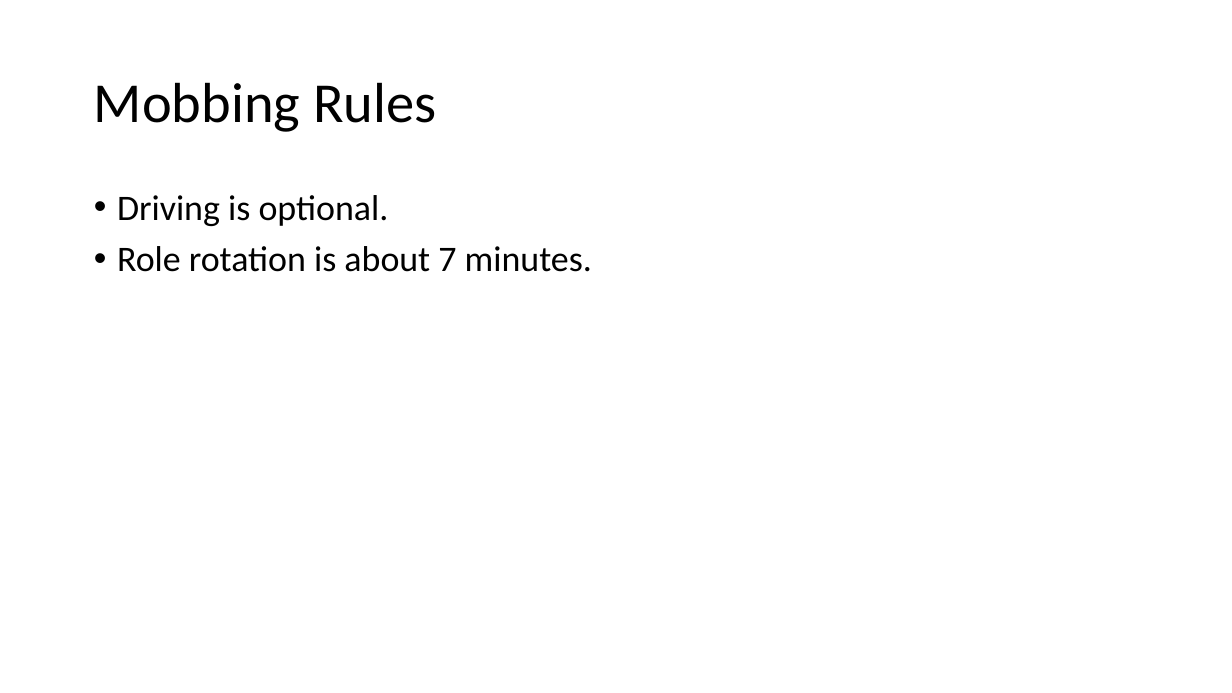
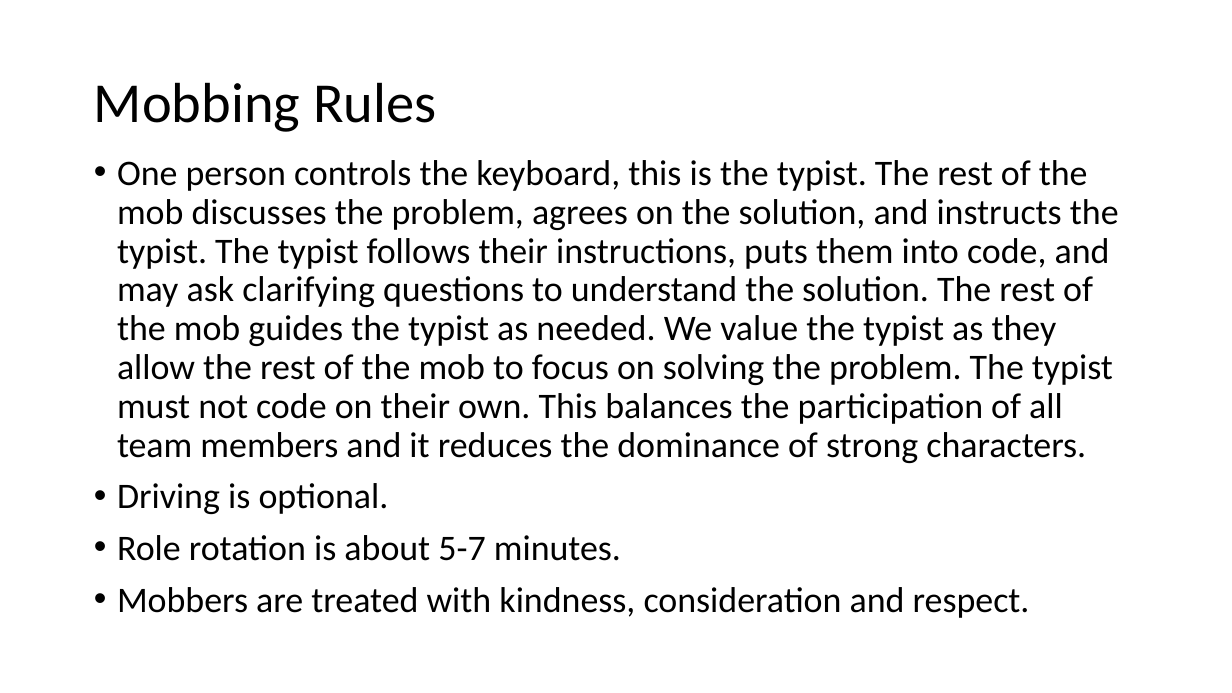
Before and after one commit to jonathan-r-jones/Mob-Programming-Demo, a slide deck: slide 6 of mob.pptx (slide 5 before the commit). Drawn at 1232x693 pixels with LibreOffice and Linux fonts; fonts in the diff are those of the drawing. Boxes give left, top, right and bottom in pixels: in the first picture for what was removed or moved away, otherwise in the second. Text is boxed around its words. In the diff, an @@ line names an element or a change of style, - is before the commit and + after.

```diff
--- a/mob.pptx
+++ b/mob.pptx
@@ text "One person controls the keyboard, ...": place and size @@
-text "One person controls the keyboard, ..." at bbox=[117, 195, 592, 272]
+text "One person controls the keyboard, ..." at bbox=[117, 160, 1119, 618]
@@ text at bbox=[117, 160, 1119, 463]: paragraph added @@
+• One person controls the keyboard, this is the typist. The rest of the mob discusses the problem, agrees on the solution, and instructs the typist. The typist follows their instructions, puts them into code, and may ask clarifying questions to understand the solution. The rest of the mob guides the typist as needed. We value the typist as they allow the rest of the mob to focus on solving the problem. The typist must not code on their own. This balances the participation of all team members and it reduces the dominance of strong characters.
@@ text at bbox=[117, 535, 1030, 618]: text changed @@
-• Role rotation is about 7 minutes.
+• Role rotation is about 5-7 minutes.
+• Mobbers are treated with kindness, consideration and respect.
```
Also in this commit, not shown: 2 other slides changed, 4 slides added.
